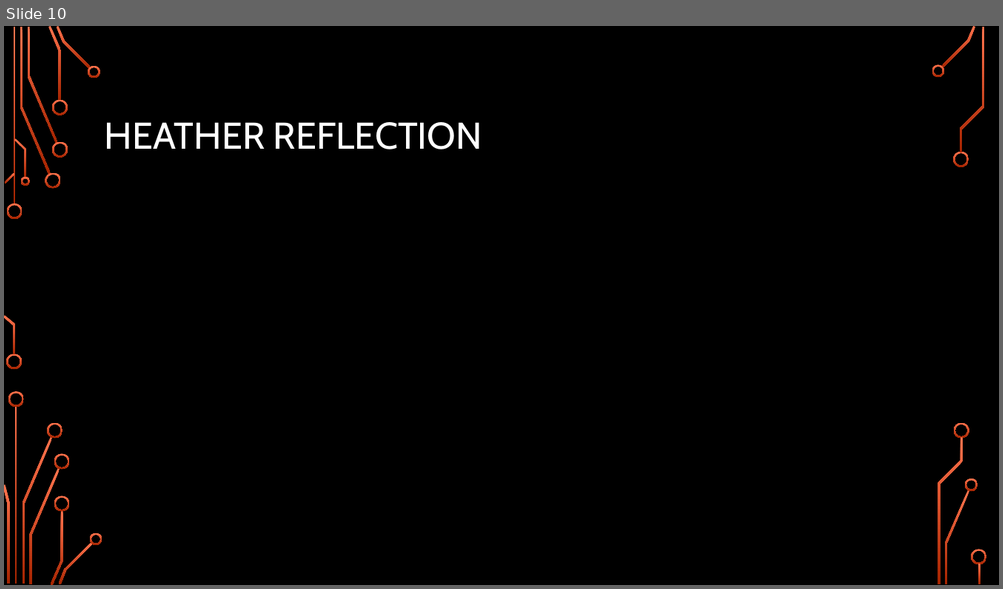
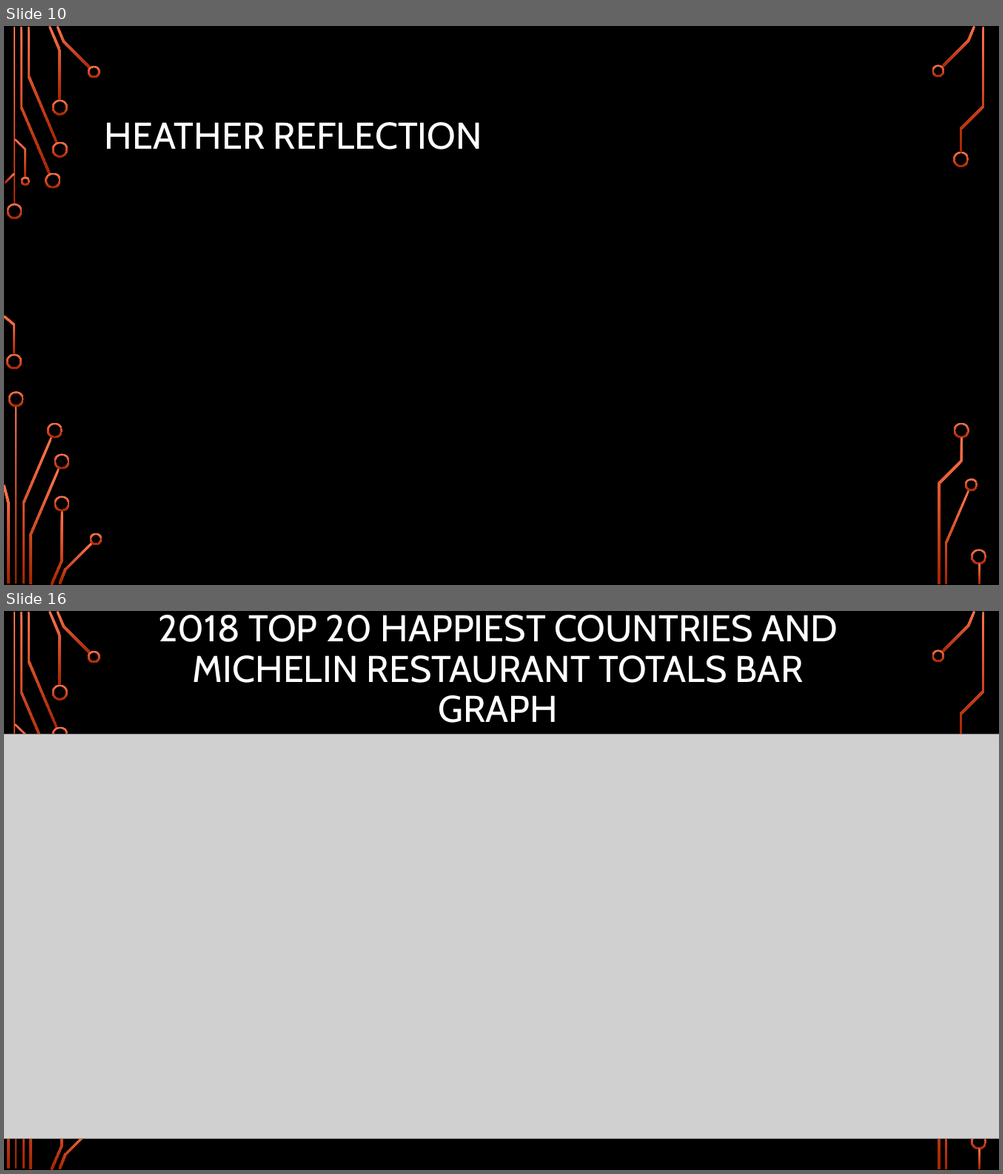
Before and after one commit to HBarker74582/Hap-Py, a slide deck: The Dimensions of Happiness.pptx. Shown one above the other, each under a label of ours: slide 10 before the commit, slides 10 and 16 after it; the slides between them are not shown. The pictures are 1003x589 and 1003x1174 pixels, drawn with LibreOffice and Linux fonts; fonts in the diff are those of the drawing; grey boxes stand for pictures; background and template pictures are left out. Boxes give left, top, right and bottom in pixels: in the first picture for what was removed or moved away, otherwise in the second. Text is boxed around its words. In the diff, an @@ line names an element or a change of style, - is before the commit and + after.

```diff
--- a/The Dimensions of Happiness.pptx
+++ b/The Dimensions of Happiness.pptx
@@ slide 16 added at (x1=4, y1=611, x2=999, y2=1170), background picture (left out); not listed: 22 template elements that a slide beside it also shows @@
@@ title added at (x1=158, y1=615, x2=837, y2=723), 36 pt, text #FFFFFF @@
+2018 TOP 20 HAPPIEST COUNTRIES AND MICHELIN RESTAURANT TOTALS BAR GRAPH
@@ picture added at (x1=4, y1=734, x2=999, y2=1139) @@
```
Also in this commit, not shown: 10 other slides added, 4 other files.
